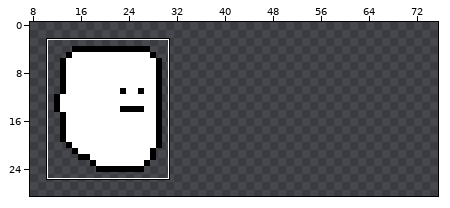
Sprite sheet, stored at Mayday.Game/Content/Images/Heads_1.png. The first picture is a wide view before the edit; the outline marks the close-up.
Close-up. As it was:
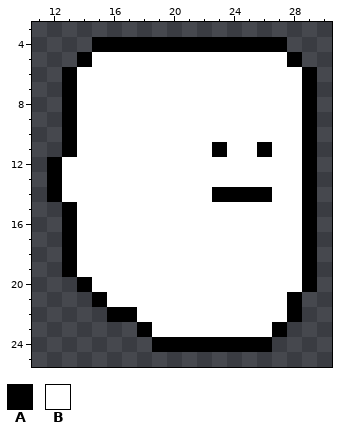
The file is 42x62 pixels. Shown: x 11..30, y 3..25. The old version is drawn lined up with the new one, on the new canvas. The wide view leaves out empty margins. The commit also changed other parts of the picture, which this record leaves out.
Palette (. is transparent): A #000000  B #ffffff
Pixels before, first column x 12:
 4 ...AAAAAAAAAAAAA..
 5 ..ABBBBBBBBBBBBBA.
 6 .ABBBBBBBBBBBBBBBA
 7 .ABBBBBBBBBBBBBBBA
 8 .ABBBBBBBBBBBBBBBA
 9 .ABBBBBBBBBBBBBBBA
10 .ABBBBBBBBBBBBBBBA
11 .ABBBBBBBBBABBABBA
12 ABBBBBBBBBBBBBBBBA
13 ABBBBBBBBBBBBBBBBA
14 ABBBBBBBBBBAAAABBA
15 .ABBBBBBBBBBBBBBBA
16 .ABBBBBBBBBBBBBBBA
17 .ABBBBBBBBBBBBBBBA
18 .ABBBBBBBBBBBBBBBA
19 .ABBBBBBBBBBBBBBBA
20 ..ABBBBBBBBBBBBBBA
21 ...ABBBBBBBBBBBBA.
22 ....AABBBBBBBBBBA.
23 ......ABBBBBBBBA..
24 .......AAAAAAAA...
After the commit:
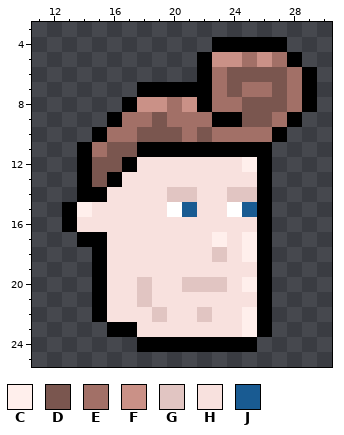
Colours new in this view: C #ffefec  D #7a564f  E #a27067  F #ca9187  G #e1c5c2  H #f8e1de  J #195b92
Changes in this commit:
canvas 42x62 -> 84x62, the old top-left corner now at 0,-9 (the part of the old canvas that was cut away was empty and is not shown)
Changed rows in their new state; - is an unchanged pixel.
first column x 12:
 4 ---........-------
 5 --........AFFEFE--
 6 -.........AEDDDDE-
 7 -.....AAAAAEDEEDE-
 8 -....AFFEFAEEDDDE-
 9 -...AEEDEEEAADDEA.
10 -..AEEDDDEDEEEEA..
11 -.AEDDAAAAA-AA-...
12 ..ADDAHHHHHHHCA...
13 ..ADAHHHHHHHHHA...
14 ..AAHHHHGGHHGG-...
15 --CHHHHH-JHH-JA...
16 --HHHHHHHHHHHHA...
17 -.AAHHHHHHHCHCA...
18 -..AHHHHHHHGHCA...
19 -..AHHHHHHHHHHA...
20 --.AHHGHHGGGHCA...
21 ----HHGHHHHHHHA..-
22 ---AHHHGHHGHHCA..-
23 ----AAHHHHHHHCA.--
24 ------A-------.---
Where, in picture pixels (left, top, right, bottom), the same in both close-ups:
changed: (47, 37, 317, 352)
